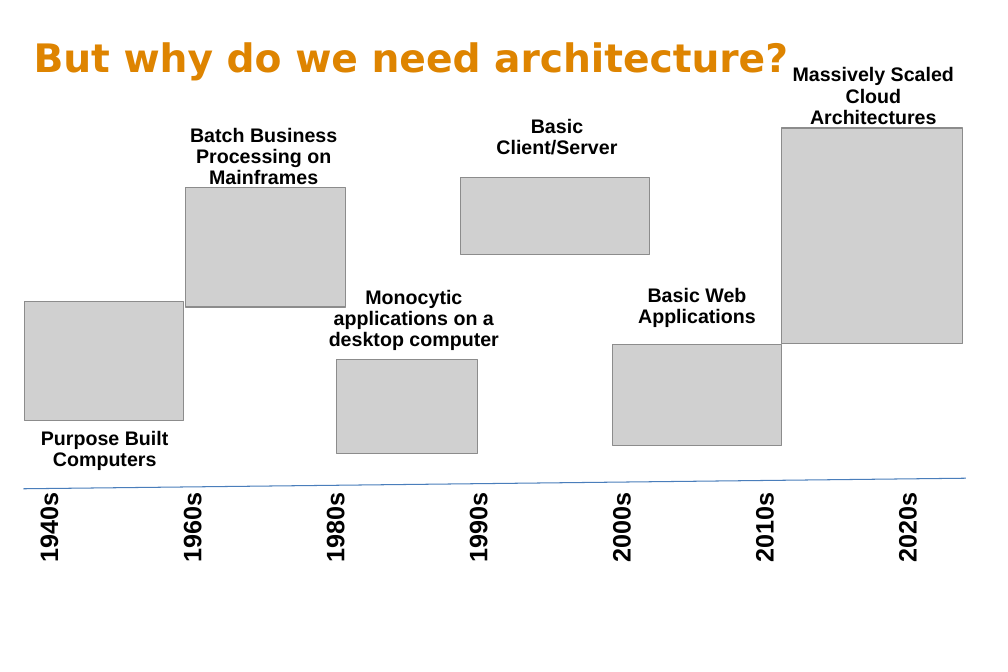
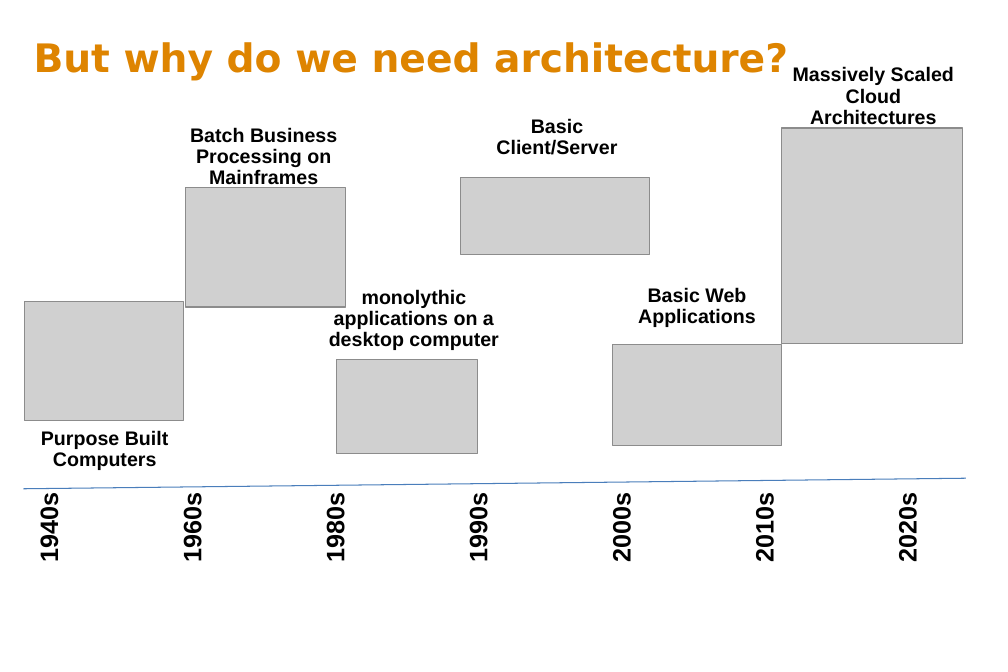
Before and after one commit to ArchitectingSoftware/SE577-SoftwareArchitecture, a slide deck: slide 7 of lectures/_L1a Intro to SW Architecture.pptx. Drawn at 1008x672 pixels with LibreOffice and Linux fonts; fonts in the diff are those of the drawing; grey boxes stand for pictures. Boxes give left, top, right and bottom in pixels: in the first picture for what was removed or moved away, otherwise in the second. Text is boxed around its words. In the diff, an @@ line names an element or a change of style, - is before the commit and + after.

```diff
--- a/lectures/_L1a Intro to SW Architecture.pptx
+++ b/lectures/_L1a Intro to SW Architecture.pptx
@@ text at (329, 289, 498, 350): text changed @@
-Monocytic applications on a desktop computer
+monolythic applications on a desktop computer
```
Also in this commit, not shown: 2 other files.
